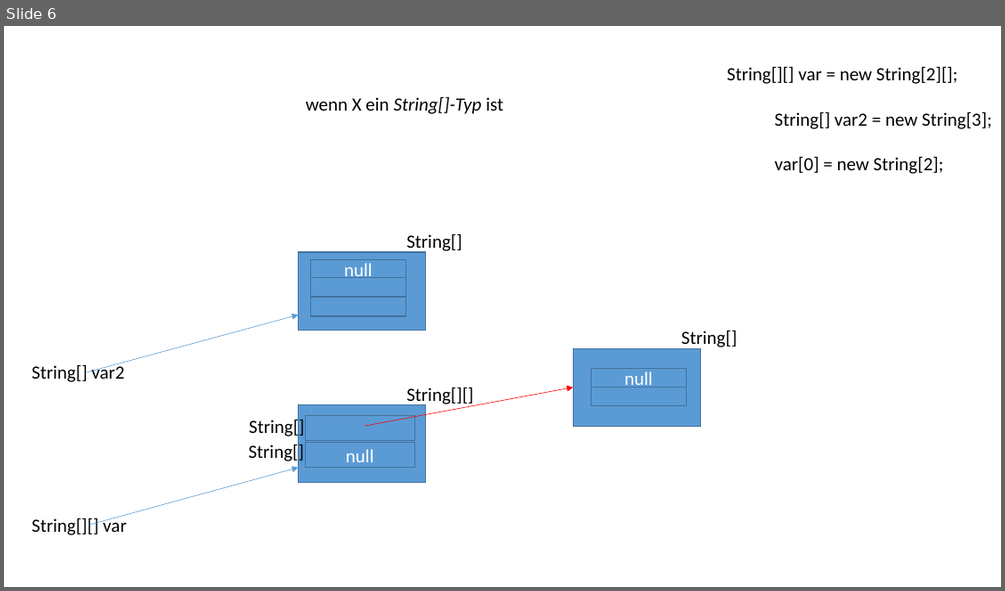
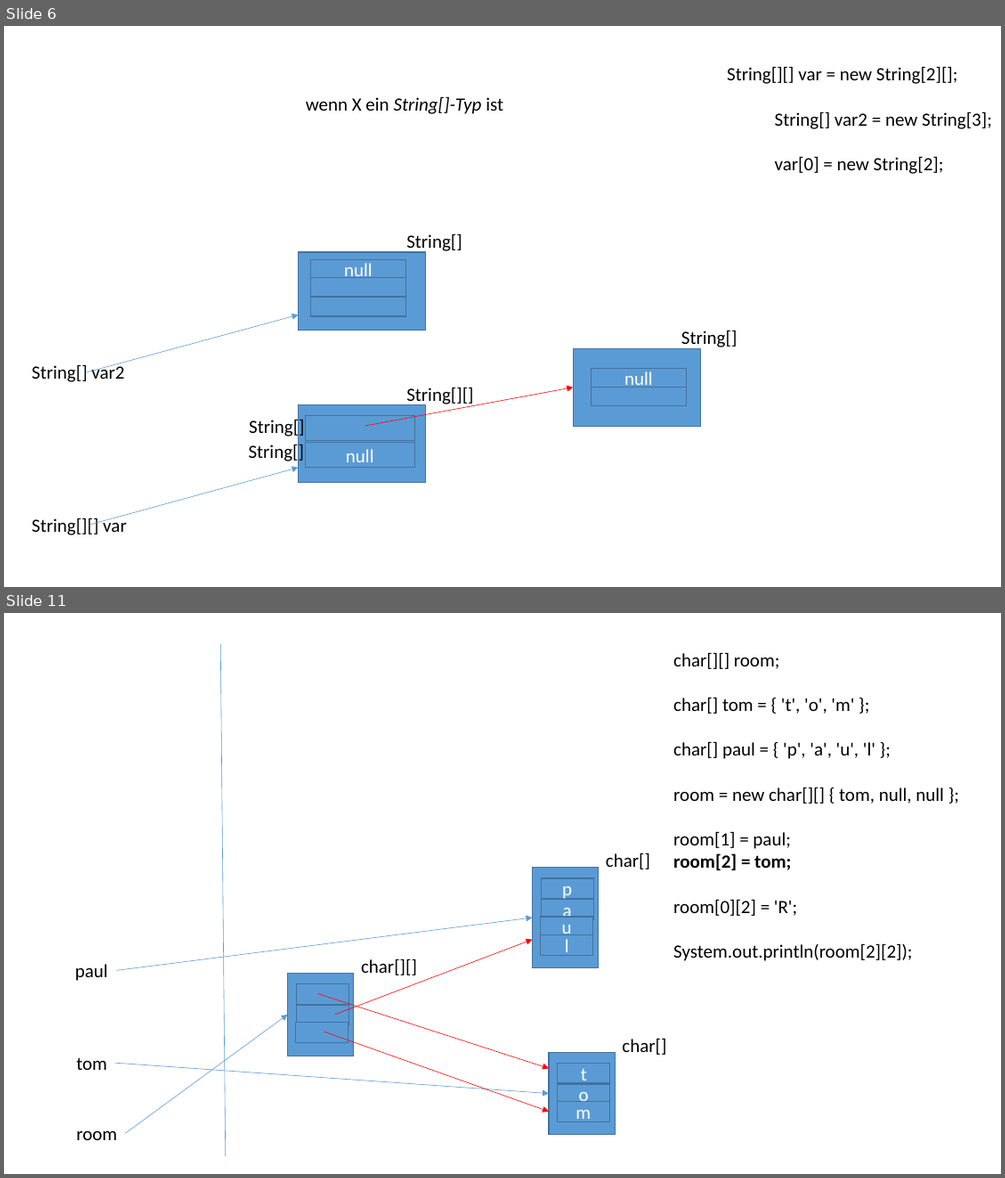
Before and after one commit to ccjavadozent/oca_162982, a slide deck: Diagramme/Arrays Mehrdim Extra.pptx. Shown one above the other, each under a label of ours: slide 6 before the commit, slides 6 and 11 after it; the slides between them are not shown. The pictures are 1005x591 and 1005x1178 pixels, drawn with LibreOffice and Linux fonts; fonts in the diff are those of the drawing. Boxes give left, top, right and bottom in pixels: in the first picture for what was removed or moved away, otherwise in the second. Text is boxed around its words. In the diff, an @@ line names an element or a change of style, - is before the commit and + after.

```diff
--- a/Diagramme/Arrays Mehrdim Extra.pptx
+++ b/Diagramme/Arrays Mehrdim Extra.pptx
@@ slide 11 added at <box>4,613,1001,1174</box>, background #FFFFFF @@
@@ line added from (221, 644) to (226, 1156), #5B9BD5 0.5 pt @@
@@ text added at <box>673,652,944,961</box>, 18 pt, text #000000 @@
+char[][] room;
+char[] tom = { 't', 'o', 'm' };
+char[] paul = { 'p', 'a', 'u', 'l' };
+room = new char[][] { tom, null, null };
+room[1] = paul;
+room[2] = tom;
+room[0][2] = 'R';
+System.out.println(room[2][2]);
@@ text added at <box>606,852,650,869</box>, 18 pt, text #000000 @@
+char[]
@@ rectangle added at <box>532,868,598,967</box>, fill #5B9BD5, outline #43739E 1 pt @@
@@ rectangle added at <box>541,878,593,899</box>, fill #5B9BD5, outline #43739E 1 pt, 18 pt, text #FFFFFF @@
+p
@@ rectangle added at <box>541,900,593,919</box>, fill #5B9BD5, outline #43739E 1 pt, 18 pt, text #FFFFFF @@
+a
@@ arrow added from (116, 971) to (532, 917), #5B9BD5 0.5 pt @@
@@ rectangle added at <box>541,916,593,937</box>, fill #5B9BD5, outline #43739E 1 pt, 18 pt, text #FFFFFF @@
+u
@@ arrow added from (335, 1014) to (532, 939), #FF0000 0.5 pt @@
@@ text added at <box>361,958,417,975</box>, 18 pt, text #000000 @@
+char[][]
@@ rectangle added at <box>541,934,593,955</box>, fill #5B9BD5, outline #43739E 1 pt, 18 pt, text #FFFFFF @@
+l
@@ text added at <box>75,964,108,981</box>, 18 pt, text #000000 @@
+paul
@@ rectangle added at <box>287,973,353,1055</box>, fill #5B9BD5, outline #43739E 1 pt @@
@@ rectangle added at <box>297,984,348,1004</box>, fill #5B9BD5, outline #43739E 1 pt @@
@@ rectangle added at <box>297,1005,348,1025</box>, fill #5B9BD5, outline #43739E 1 pt @@
@@ arrow added from (317, 994) to (550, 1069), #FF0000 0.5 pt @@
@@ arrow added from (125, 1134) to (287, 1014), #5B9BD5 0.5 pt @@
@@ rectangle added at <box>296,1022,348,1042</box>, fill #5B9BD5, outline #43739E 1 pt @@
@@ arrow added from (324, 1032) to (550, 1111), #FF0000 0.5 pt @@
@@ text added at <box>622,1038,666,1054</box>, 18 pt, text #000000 @@
+char[]
@@ text added at <box>76,1057,107,1070</box>, 18 pt, text #000000 @@
+tom
@@ arrow added from (115, 1062) to (550, 1093), #5B9BD5 0.5 pt @@
@@ rectangle added at <box>550,1052,615,1135</box>, fill #5B9BD5, outline #43739E 1 pt @@
@@ rectangle added at <box>558,1062,610,1083</box>, fill #5B9BD5, outline #43739E 1 pt, 18 pt, text #FFFFFF @@
+t
@@ rectangle added at <box>558,1084,610,1104</box>, fill #5B9BD5, outline #43739E 1 pt, 18 pt, text #FFFFFF @@
+o
@@ rectangle added at <box>558,1102,610,1121</box>, fill #5B9BD5, outline #43739E 1 pt, 18 pt, text #FFFFFF @@
+m
@@ text added at <box>76,1131,117,1140</box>, 18 pt, text #000000 @@
+room
```
Also in this commit, not shown: 5 other slides added, 6 other files.
